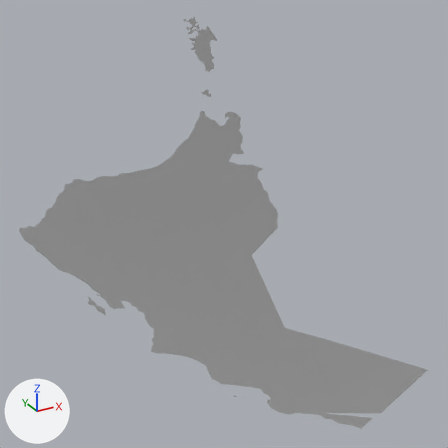
The OBJ model 3dobj/10m/Oman.obj: old version first, new version second.
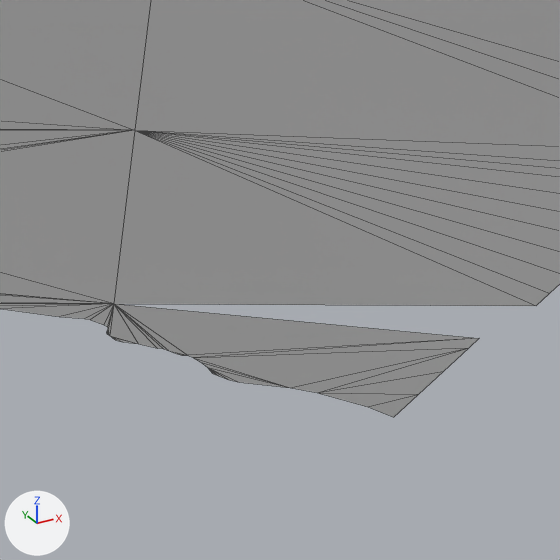
The first picture shows the older version from a 50 mm camera at (2.184, 3.126, 2.283) aimed at (2.612, 3.904, 1.894). The close-ups show both versions on the part from 69% to 86% of the width and 83% to 100% of the height of that picture; other places that the commit changed are outside them. Lighting does not change. The marker at lower left points along +X, +Y and +Z. The close-ups show mesh edges as thin lines. Where no turn or scale is listed for an object, it has been applied to the vertices.

In view in the first close-up: '3_Oman_sphere.001'.
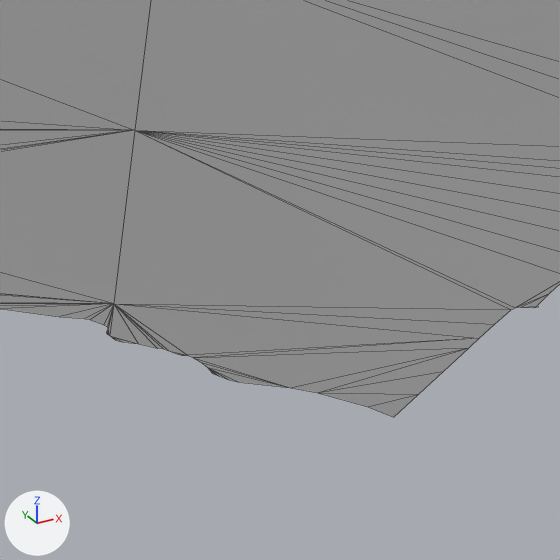
Diff of the bpy script that builds the scene:
```diff
--- a/3dobj/10m/Oman.obj.py
+++ b/3dobj/10m/Oman.obj.py
@@ me_3_oman_sphere_001 @@
 # used by ob_3_oman_sphere_001; location = (0.0, 0.0, 0.0)
-me_3_oman_sphere_001.from_pydata(...)  # 731 vertices, 747 faces; spans x 2.321..2.912, y 3.724..4.003, z 1.432..2.111
+me_3_oman_sphere_001.from_pydata(...)  # 737 vertices, 754 faces; spans x 2.321..2.912, y 3.724..4.003, z 1.432..2.111
+# me_3_oman_sphere_001 part 1: 6 vertices added at x 2.885..2.891, y 3.798..3.806, z 1.477..1.487
 me_3_oman_sphere_001.materials.append(mat_none)
```

What differs and where, as boxes [x1, y1, x2, y2] in the close-ups (560 x 560 px):
part 1 of me_3_oman_sphere_001, added
    after: [114, 130, 560, 338]
